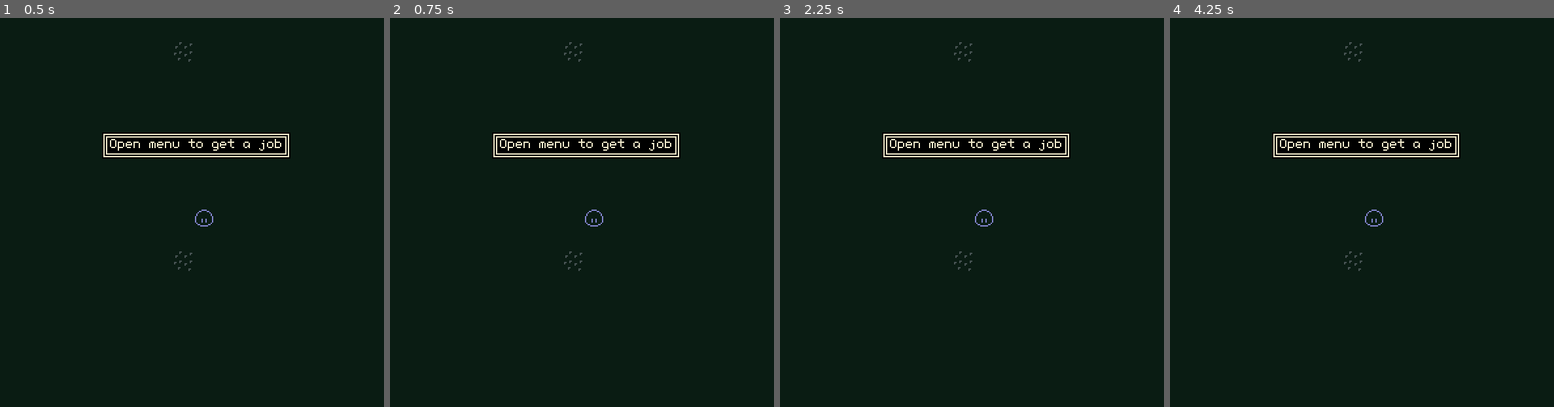
Above: before the commit, frames 1-4 (left to right).
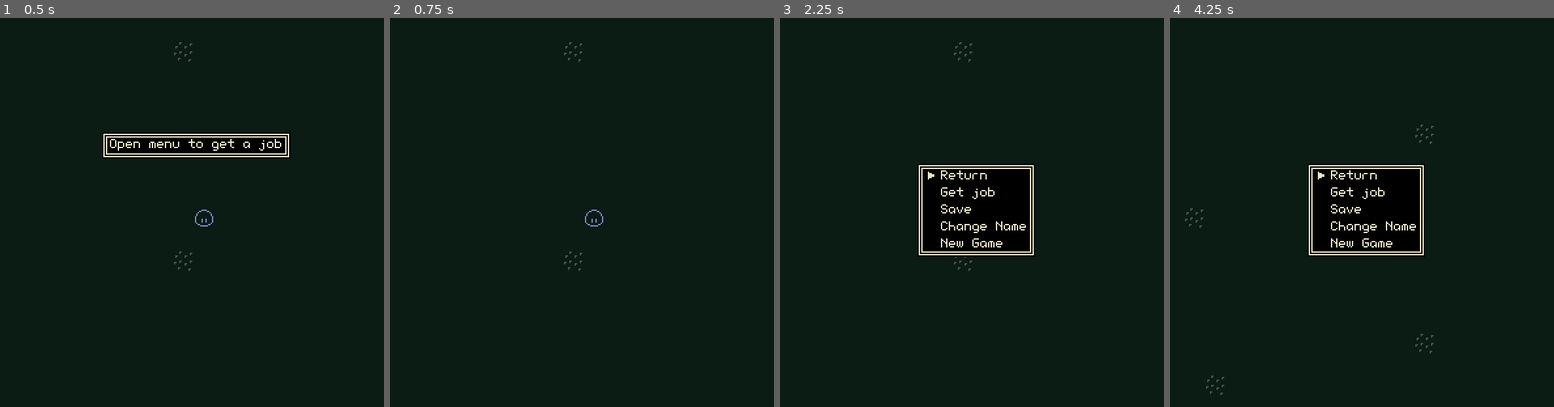
Above: after the commit, the same moments.

Repository: Cammymoop/Buildslime-ictjam8
Game: Godot game, scene res://GameScene.tscn
Same seed, same stepped clock (60 frames per second), same inputs: the game is played once before the commit and once after it.
Inputs (mouse positions are in pixels of both pictures, inside the frame that each line leads up to):
- Up to frame 1 (0.5 s): no input
- Up to frame 2 (0.75 s): tap Enter (action_menu_open) at 0.5 s; move the mouse to (674, 193) at 0.52 s; hold Right (move_right) from 0.53 s (still down); tap Space (action_dismiss) at 0.6 s; click (674, 193) at 0.67 s
- Up to frame 3 (2.25 s): tap Space (action_dismiss) at 1.25 s; move the mouse to (899, 231) at 1.27 s; release Right (move_right) at 1.28 s; hold Down (move_down) 1.28-2.03 s; tap Tab (action_quick_job_view) at 1.35 s; tap Enter (action_menu_open) at 2 s; move the mouse to (1014, 123) at 2.02 s; hold Right (move_right) from 2.03 s (still down); tap Backspace (action_rewind) at 2.1 s
- Up to frame 4 (4.25 s): tap Space (action_dismiss) at 2.75 s; move the mouse to (1346, 290) at 2.77 s; release Right (move_right) at 2.78 s; hold Up (move_up) 2.78-3.53 s; tap Z (action_smack) at 2.85 s; click (1346, 290) at 2.92 s; move the mouse to (1484, 270) at 3.52 s; hold Left (move_left) from 3.53 s (still down); hold X (hold_strafe) from 3.53 s (still down); tap Enter (action_menu_open) at 4.15 s

Frame 1 is identical in both runs. In frame 2, 3.3% of the frame differs, in the area x 26-76%, y 29-37%; in frame 3, 11%; in frame 4, 11%, in the area x 3-76%, y 6-97%.
Error before the commit: Parse Error: Variable "i" already defined in the scope (at line 119). (res://SaveManager.gd:121)
Error after the commit: Invalid call. Nonexistent function 'eof_reached' in base 'Nil'. (res://Combinator.gd:14)

Commit message:
bugfix for completing job 6

Diff:
--- a/FileDialogOption.gd
+++ b/FileDialogOption.gd
@@ -63,7 +63,7 @@
 	screenshot_panel.reset()
 
 func fail_display():
-	$Label.text = 'Err\n\nx.x'
+	find_node('FileInfoLabel').text = 'Err\n\nx.x'
 
 func select():
 	#print('sn: ' + save_name)
--- a/FileDialogOption.tscn
+++ b/FileDialogOption.tscn
@@ -48,5 +48,6 @@
 5/8/2019
 Jobs Done: 7"
 align = 1
+
 [connection signal="gui_input" from="." to="." method="_on_LeftFile_gui_input"]
 [connection signal="mouse_entered" from="." to="." method="_on_LeftFile_mouse_entered"]
--- a/FileMenu.tscn
+++ b/FileMenu.tscn
@@ -157,6 +157,7 @@
 size_flags_horizontal = 4
 text = "Cancel"
 icon = null
+
 [connection signal="mouse_entered_panel" from="VBoxContainer/MarginContainer/FileContainer/LeftFile" to="." method="_on_mouse_entered_panel"]
 [connection signal="selected" from="VBoxContainer/MarginContainer/FileContainer/LeftFile" to="." method="_on_selected"]
 [connection signal="mouse_entered_panel" from="VBoxContainer/MarginContainer/FileContainer/RightFile" to="." method="_on_mouse_entered_panel"]
--- a/GameScene.tscn
+++ b/GameScene.tscn
@@ -20,18 +20,14 @@
 
 [node name="Root" type="Node2D"]
 
-[node name="HomeMap" type="TileMap" parent="." groups=[
-"saveable",
-]]
+[node name="HomeMap" type="TileMap" parent="." groups=["saveable"]]
 tile_set = ExtResource( 1 )
 cell_size = Vector2( 16, 16 )
 format = 1
 tile_data = PoolIntArray( 0, 0, 0, 1, 0, 0, 2, 0, 0, 3, 0, 0, 4, 0, 0, 5, 0, 0, 6, 0, 0, 7, 0, 0, 8, 0, 0, 9, 0, 0, 10, …(4437 unchanged characters)…
 script = ExtResource( 2 )
 
-[node name="JobMap" type="TileMap" parent="." groups=[
-"saveable",
-]]
+[node name="JobMap" type="TileMap" parent="." groups=["saveable"]]
 visible = false
 tile_set = ExtResource( 1 )
 cell_size = Vector2( 16, 16 )
@@ -45,10 +41,7 @@
 [node name="MapGenerator" type="Node" parent="."]
 script = ExtResource( 4 )
 
-[node name="Player" type="Node2D" parent="." groups=[
-"saveable",
-]]
-editor/display_folded = true
+[node name="Player" type="Node2D" parent="." groups=["saveable"]]
 position = Vector2( 304, 304 )
 script = ExtResource( 5 )
 
@@ -65,8 +58,6 @@
 limit_top = 2
 limit_right = 654
 limit_bottom = 654
-drag_margin_h_enabled = false
-drag_margin_v_enabled = false
 smoothing_enabled = true
 editor_draw_limits = true
 
@@ -161,7 +152,6 @@
 margin_bottom = 300.0
 
 [node name="Thought" type="PanelContainer" parent="Overlay/ThemeMaster/PauseScreen/CenterContainer"]
-editor/display_folded = true
 visible = false
 margin_left = 144.0
 margin_top = 140.0
@@ -210,7 +200,6 @@
 script = ExtResource( 15 )
 
 [node name="LogoContainer" type="MarginContainer" parent="Overlay"]
-editor/display_folded = true
 visible = false
 anchor_right = 1.0
 margin_bottom = 300.0
@@ -239,6 +228,7 @@
 wait_time = 1.8
 one_shot = true
 autostart = true
+
 [connection signal="timeout" from="Player/MoveTimer" to="Player" method="_on_MoveTimer_timeout"]
 [connection signal="timeout" from="Player/InitialMoveTimer" to="Player" method="_on_InitialMoveTimer_timeout"]
 [connection signal="timeout" from="Overlay/ThemeMaster/PauseScreen/ScreenshotTimer" to="Overlay/ThemeMaster/PauseScreen" method="_on_ScreenshotTimer_timeout"]
--- a/Job3_3.tscn
+++ b/Job3_3.tscn
@@ -9,7 +9,6 @@
 spawn_frequencies = [ 4, 2, 24, 11, 5, 2, 7 ]
 spawn_mirrorable = [ true, false, false, true, true, false, true ]
 rewards = [ "sapling", "sapling", "metal", "flower", "flower", "flower", "grass", "skull", "pillar", "pillar" ]
-forest = false
 
 [node name="JobGoal" type="TileMap" parent="."]
 visible = false
--- a/JobManager.gd
+++ b/JobManager.gd
@@ -99,6 +99,7 @@
 						tx = return_coord.x - 1
 						continue
 			if not searching and this_tile == first_tile and not (tx + width > MAX_TILE):
+				return_coord = false
 				search_origin_x = tx
 				search_origin_y = ty
 				if first_x == last_x and first_y == last_y: # job is only 1 tile
--- a/PauseScreen.gd
+++ b/PauseScreen.gd
@@ -7,7 +7,7 @@
 
 var paused = false
 
-var r_main_menu : VBoxContainer = null
+var r_main_menu : PanelContainer = null
 var r_tutorial : Control = null
 
 var cur_menu = 'home'
--- a/Player.gd
+++ b/Player.gd
@@ -608,8 +608,8 @@
 					set_map_cellv(facing_t, ind)
 		elif Input.is_action_just_pressed("action_smack"):
 			smack()
-		elif Input.is_action_just_pressed("action_d_regen"):
-			regen_map()
+#		elif Input.is_action_just_pressed("action_d_regen"):
+#			regen_map()
 		elif Input.is_action_just_pressed("action_rewind"):
 			pop_modification()
 		elif Input.is_action_just_pressed("action_quick_job_view"):
--- a/PromptMenu.gd
+++ b/PromptMenu.gd
@@ -29,8 +29,8 @@
 func get_prompt_value():
 	return prompt_value
 
-func set_numbers_mode(main_value : String, n_start : int, n_max : int, n_min : int = 1) -> void:
-	set_main_value(main_value)
+func set_numbers_mode(main_val : String, n_start : int, n_max : int, n_min : int = 1) -> void:
+	set_main_value(main_val)
 	set_mode("numbers")
 	min_number = n_min
 	max_number = n_max
@@ -39,8 +39,8 @@
 	find_node('Numbers').visible = true
 	update_prompt()
 
-func set_confirm_mode(main_value : String, default : int = 0):
-	set_main_value(main_value)
+func set_confirm_mode(main_val : String, default : int = 0):
+	set_main_value(main_val)
 	set_mode("confirm")
 	prompt_value = 0 if default == 0 else 1
 	var buttons = find_node('ConfirmButtons')
@@ -48,10 +48,10 @@
 	find_node('Numbers').visible = false
 
 	var yes = buttons.get_node('YesOption')
-	yes.set_value(main_value)
+	yes.set_value(main_val)
 	yes.set_extra(1)
 	var no = buttons.get_node('NoOption')
-	no.set_value(main_value)
+	no.set_value(main_val)
 	no.set_extra(0)
 	if default == 0:
 		no.set_active()
--- a/PromptMenu.tscn
+++ b/PromptMenu.tscn
@@ -41,7 +41,6 @@
 margin_bottom = 22.0
 
 [node name="YesOption" parent="Contents/ConfirmButtons" instance=ExtResource( 3 )]
-editor/display_folded = true
 margin_right = 30.0
 margin_bottom = 9.0
 
@@ -59,7 +58,6 @@
 text = "Yes"
 
 [node name="NoOption" parent="Contents/ConfirmButtons" instance=ExtResource( 3 )]
-editor/display_folded = true
 margin_left = 34.0
 margin_right = 58.0
 margin_bottom = 9.0
@@ -114,6 +112,7 @@
 size_flags_horizontal = 4
 text = "Ok"
 icon = null
+
 [connection signal="mouse_entered_item" from="Contents/ConfirmButtons/YesOption" to="." method="_on_mouse_entered_item"]
 [connection signal="selected" from="Contents/ConfirmButtons/YesOption" to="." method="_on_option_selected"]
 [connection signal="mouse_entered_item" from="Contents/ConfirmButtons/NoOption" to="." method="_on_mouse_entered_item"]
@@ -123,5 +122,4 @@
 [connection signal="pressed" from="Contents/Numbers/OkButton" to="." method="_on_OkButton_pressed"]
 
 [editable path="Contents/ConfirmButtons/YesOption"]
-
 [editable path="Contents/ConfirmButtons/NoOption"]
--- a/SaveManager.gd
+++ b/SaveManager.gd
@@ -116,7 +116,6 @@
 
 	#dont put weird characters in the filename, nobody even needs to see it really
 	var allowed_symbols = "-_"
-	var i = 0
 	var new_name = ''
 	for i in base_name.length():
 		var c = base_name[i]
@@ -133,7 +132,7 @@
 
 func get_all_saves() -> Array:
 	var d : Directory = Directory.new()
-	var res = d.open("user://saves/")
+	d.open("user://saves/")
 	d.list_dir_begin(true, true)
 
 	var saves = []
--- a/TextPopup.gd
+++ b/TextPopup.gd
@@ -21,7 +21,7 @@
 func close() -> void:
 	queue_free()
 
-func _process(delta):
+func _process(_delta):
 	if wait_a_bit:
 		wait_a_bit = false
 		return
--- a/project.godot
+++ b/project.godot
@@ -10,7 +10,6 @@
 
 _global_script_classes=[  ]
 _global_script_class_icons={
-
 }
 
 [application]
@@ -89,100 +88,100 @@
 }
 move_up={
 "deadzone": 0.5,
-"events": [ Object(InputEventKey,"resource_local_to_scene":false,"resource_name":"","device":0,"alt":false,"shift":false,"control":false,"meta":false,"command":false,"pressed":false,"scancode":16777232,"unicode":0,"echo":false,"script":null)
+"events": [ Object(InputEventKey,"resource_local_to_scene":false,"resource_name":"","device":0,"alt":false,"shift":false,"control":false,"meta":false,"command":false,"pressed":false,"scancode":16777232,"physical_scancode":0,"unicode":0,"echo":false,"script":null)
 , Object(InputEventJoypadButton,"resource_local_to_scene":false,"resource_name":"","device":0,"button_index":12,"pressure":0.0,"pressed":false,"script":null)
 , Object(InputEventJoypadMotion,"resource_local_to_scene":false,"resource_name":"","device":0,"axis":1,"axis_value":-1.0,"script":null)
  ]
 }
 move_down={
 "deadzone": 0.5,
-"events": [ Object(InputEventKey,"resource_local_to_scene":false,"resource_name":"","device":0,"alt":false,"shift":false,"control":false,"meta":false,"command":false,"pressed":false,"scancode":16777234,"unicode":0,"echo":false,"script":null)
+"events": [ Object(InputEventKey,"resource_local_to_scene":false,"resource_name":"","device":0,"alt":false,"shift":false,"control":false,"meta":false,"command":false,"pressed":false,"scancode":16777234,"physical_scancode":0,"unicode":0,"echo":false,"script":null)
 , Object(InputEventJoypadButton,"resource_local_to_scene":false,"resource_name":"","device":0,"button_index":13,"pressure":0.0,"pressed":false,"script":null)
 , Object(InputEventJoypadMotion,"resource_local_to_scene":false,"resource_name":"","device":0,"axis":1,"axis_value":1.0,"script":null)
  ]
 }
 move_left={
 "deadzone": 0.5,
-"events": [ Object(InputEventKey,"resource_local_to_scene":false,"resource_name":"","device":0,"alt":false,"shift":false,"control":false,"meta":false,"command":false,"pressed":false,"scancode":16777231,"unicode":0,"echo":false,"script":null)
+"events": [ Object(InputEventKey,"resource_local_to_scene":false,"resource_name":"","device":0,"alt":false,"shift":false,"control":false,"meta":false,"command":false,"pressed":false,"scancode":16777231,"physical_scancode":0,"unicode":0,"echo":false,"script":null)
 , Object(InputEventJoypadButton,"resource_local_to_scene":false,"resource_name":"","device":0,"button_index":14,"pressure":0.0,"pressed":false,"script":null)
 , Object(InputEventJoypadMotion,"resource_local_to_scene":false,"resource_name":"","device":0,"axis":0,"axis_value":-1.0,"script":null)
  ]
 }
 move_right={
 "deadzone": 0.5,
-"events": [ Object(InputEventKey,"resource_local_to_scene":false,"resource_name":"","device":0,"alt":false,"shift":false,"control":false,"meta":false,"command":false,"pressed":false,"scancode":16777233,"unicode":0,"echo":false,"script":null)
+"events": [ Object(InputEventKey,"resource_local_to_scene":false,"resource_name":"","device":0,"alt":false,"shift":false,"control":false,"meta":false,"command":false,"pressed":false,"scancode":16777233,"physical_scancode":0,"unicode":0,"echo":false,"script":null)
 , Object(InputEventJoypadButton,"resource_local_to_scene":false,"resource_name":"","device":0,"button_index":15,"pressure":0.0,"pressed":false,"script":null)
 , Object(InputEventJoypadMotion,"resource_local_to_scene":false,"resource_name":"","device":0,"axis":0,"axis_value":1.0,"script":null)
  ]
 }
 action_grab={
 "deadzone": 0.5,
-"events": [ Object(InputEventKey,"resource_local_to_scene":false,"resource_name":"","device":0,"alt":false,"shift":false,"control":false,"meta":false,"command":false,"pressed":false,"scancode":32,"unicode":0,"echo":false,"script":null)
+"events": [ Object(InputEventKey,"resource_local_to_scene":false,"resource_name":"","device":0,"alt":false,"shift":false,"control":false,"meta":false,"command":false,"pressed":false,"scancode":32,"physical_scancode":0,"unicode":0,"echo":false,"script":null)
 , Object(InputEventJoypadButton,"resource_local_to_scene":false,"resource_name":"","device":0,"button_index":0,"pressure":0.0,"pressed":false,"script":null)
  ]
 }
 action_smack={
 "deadzone": 0.5,
-"events": [ Object(InputEventKey,"resource_local_to_scene":false,"resource_name":"","device":0,"alt":false,"shift":false,"control":false,"meta":false,"command":false,"pressed":false,"scancode":90,"unicode":0,"echo":false,"script":null)
+"events": [ Object(InputEventKey,"resource_local_to_scene":false,"resource_name":"","device":0,"alt":false,"shift":false,"control":false,"meta":false,"command":false,"pressed":false,"scancode":90,"physical_scancode":0,"unicode":0,"echo":false,"script":null)
 , Object(InputEventJoypadButton,"resource_local_to_scene":false,"resource_name":"","device":0,"button_index":2,"pressure":0.0,"pressed":false,"script":null)
 , Object(InputEventJoypadButton,"resource_local_to_scene":false,"resource_name":"","device":0,"button_index":1,"pressure":0.0,"pressed":false,"script":null)
  ]
 }
 action_rewind={
 "deadzone": 0.5,
-"events": [ Object(InputEventKey,"resource_local_to_scene":false,"resource_name":"","device":0,"alt":false,"shift":false,"control":false,"meta":false,"command":false,"pressed":false,"scancode":16777220,"unicode":0,"echo":false,"script":null)
+"events": [ Object(InputEventKey,"resource_local_to_scene":false,"resource_name":"","device":0,"alt":false,"shift":false,"control":false,"meta":false,"command":false,"pressed":false,"scancode":16777220,"physical_scancode":0,"unicode":0,"echo":false,"script":null)
 , Object(InputEventJoypadButton,"resource_local_to_scene":false,"resource_name":"","device":0,"button_index":5,"pressure":0.0,"pressed":false,"script":null)
  ]
 }
 hold_strafe={
 "deadzone": 0.3,
-"events": [ Object(InputEventKey,"resource_local_to_scene":false,"resource_name":"","device":0,"alt":false,"shift":false,"control":false,"meta":false,"command":false,"pressed":false,"scancode":88,"unicode":0,"echo":false,"script":null)
+"events": [ Object(InputEventKey,"resource_local_to_scene":false,"resource_name":"","device":0,"alt":false,"shift":false,"control":false,"meta":false,"command":false,"pressed":false,"scancode":88,"physical_scancode":0,"unicode":0,"echo":false,"script":null)
 , Object(InputEventJoypadButton,"resource_local_to_scene":false,"resource_name":"","device":0,"button_index":6,"pressure":0.0,"pressed":false,"script":null)
 , Object(InputEventJoypadButton,"resource_local_to_scene":false,"resource_name":"","device":0,"button_index":7,"pressure":0.0,"pressed":false,"script":null)
  ]
 }
 action_menu_open={
 "deadzone": 0.5,
-"events": [ Object(InputEventKey,"resource_local_to_scene":false,"resource_name":"","device":0,"alt":false,"shift":false,"control":false,"meta":false,"command":false,"pressed":false,"scancode":16777221,"unicode":0,"echo":false,"script":null)
-, Object(InputEventKey,"resource_local_to_scene":false,"resource_name":"","device":0,"alt":false,"shift":false,"control":false,"meta":false,"command":false,"pressed":false,"scancode":16777217,"unicode":0,"echo":false,"script":null)
+"events": [ Object(InputEventKey,"resource_local_to_scene":false,"resource_name":"","device":0,"alt":false,"shift":false,"control":false,"meta":false,"command":false,"pressed":false,"scancode":16777221,"physical_scancode":0,"unicode":0,"echo":false,"script":null)
+, Object(InputEventKey,"resource_local_to_scene":false,"resource_name":"","device":0,"alt":false,"shift":false,"control":false,"meta":false,"command":false,"pressed":false,"scancode":16777217,"physical_scancode":0,"unicode":0,"echo":false,"script":null)
 , Object(InputEventJoypadButton,"resource_local_to_scene":false,"resource_name":"","device":0,"button_index":11,"pressure":0.0,"pressed":false,"script":null)
  ]
 }
 action_dismiss={
 "deadzone": 0.5,
-"events": [ Object(InputEventKey,"resource_local_to_scene":false,"resource_name":"","device":0,"alt":false,"shift":false,"control":false,"meta":false,"command":false,"pressed":false,"scancode":32,"unicode":0,"echo":false,"script":null)
-, Object(InputEventKey,"resource_local_to_scene":false,"resource_name":"","device":0,"alt":false,"shift":false,"control":false,"meta":false,"command":false,"pressed":false,"scancode":16777221,"unicode":0,"echo":false,"script":null)
+"events": [ Object(InputEventKey,"resource_local_to_scene":false,"resource_name":"","device":0,"alt":false,"shift":false,"control":false,"meta":false,"command":false,"pressed":false,"scancode":32,"physical_scancode":0,"unicode":0,"echo":false,"script":null)
+, Object(InputEventKey,"resource_local_to_scene":false,"resource_name":"","device":0,"alt":false,"shift":false,"control":false,"meta":false,"command":false,"pressed":false,"scancode":16777221,"physical_scancode":0,"unicode":0,"echo":false,"script":null)
 , Object(InputEventJoypadButton,"resource_local_to_scene":false,"resource_name":"","device":0,"button_index":0,"pressure":0.0,"pressed":false,"script":null)
 , Object(InputEventJoypadButton,"resource_local_to_scene":false,"resource_name":"","device":0,"button_index":1,"pressure":0.0,"pressed":false,"script":null)
 , Object(InputEventJoypadButton,"resource_local_to_scene":false,"resource_name":"","device":0,"button_index":2,"pressure":0.0,"pressed":false,"script":null)
 , Object(InputEventJoypadButton,"resource_local_to_scene":false,"resource_name":"","device":0,"button_index":3,"pressure":0.0,"pressed":false,"script":null)
-, Object(InputEventKey,"resource_local_to_scene":false,"resource_name":"","device":0,"alt":false,"shift":false,"control":false,"meta":false,"command":false,"pressed":false,"scancode":90,"unicode":0,"echo":false,"script":null)
+, Object(InputEventKey,"resource_local_to_scene":false,"resource_name":"","device":0,"alt":false,"shift":false,"control":false,"meta":false,"command":false,"pressed":false,"scancode":90,"physical_scancode":0,"unicode":0,"echo":false,"script":null)
 , Object(InputEventMouseButton,"resource_local_to_scene":false,"resource_name":"","device":0,"alt":false,"shift":false, …(202 unchanged characters)…
-, Object(InputEventKey,"resource_local_to_scene":false,"resource_name":"","device":0,"alt":false,"shift":false,"control":false,"meta":false,"command":false,"pressed":false,"scancode":16777217,"unicode":0,"echo":false,"script":null)
+, Object(InputEventKey,"resource_local_to_scene":false,"resource_name":"","device":0,"alt":false,"shift":false,"control":false,"meta":false,"command":false,"pressed":false,"scancode":16777217,"physical_scancode":0,"unicode":0,"echo":false,"script":null)
 , Object(InputEventJoypadButton,"resource_local_to_scene":false,"resource_name":"","device":0,"button_index":11,"pressure":0.0,"pressed":false,"script":null)
  ]
 }
 action_quick_job_view={
 "deadzone": 0.5,
 "events": [ Object(InputEventJoypadButton,"resource_local_to_scene":false,"resource_name":"","device":0,"button_index":6,"pressure":0.0,"pressed":false,"script":null)
-, Object(InputEventKey,"resource_local_to_scene":false,"resource_name":"","device":0,"alt":false,"shift":false,"control":false,"meta":false,"command":false,"pressed":false,"scancode":16777218,"unicode":0,"echo":false,"script":null)
+, Object(InputEventKey,"resource_local_to_scene":false,"resource_name":"","device":0,"alt":false,"shift":false,"control":false,"meta":false,"command":false,"pressed":false,"scancode":16777218,"physical_scancode":0,"unicode":0,"echo":false,"script":null)
  ]
 }
 temp_screenshot={
 "deadzone": 0.5,
-"events": [ Object(InputEventKey,"resource_local_to_scene":false,"resource_name":"","device":0,"alt":false,"shift":false,"control":false,"meta":false,"command":false,"pressed":false,"scancode":85,"unicode":0,"echo":false,"script":null)
+"events": [ Object(InputEventKey,"resource_local_to_scene":false,"resource_name":"","device":0,"alt":false,"shift":false,"control":false,"meta":false,"command":false,"pressed":false,"scancode":85,"physical_scancode":0,"unicode":0,"echo":false,"script":null)
  ]
 }
 menu_select={
 "deadzone": 0.5,
-"events": [ Object(InputEventKey,"resource_local_to_scene":false,"resource_name":"","device":0,"alt":false,"shift":false,"control":false,"meta":false,"command":false,"pressed":false,"scancode":32,"unicode":0,"echo":false,"script":null)
+"events": [ Object(InputEventKey,"resource_local_to_scene":false,"resource_name":"","device":0,"alt":false,"shift":false,"control":false,"meta":false,"command":false,"pressed":false,"scancode":32,"physical_scancode":0,"unicode":0,"echo":false,"script":null)
 , Object(InputEventJoypadButton,"resource_local_to_scene":false,"resource_name":"","device":0,"button_index":0,"pressure":0.0,"pressed":false,"script":null)
  ]
 }
 menu_back={
 "deadzone": 0.5,
 "events": [ Object(InputEventJoypadButton,"resource_local_to_scene":false,"resource_name":"","device":0,"button_index":1,"pressure":0.0,"pressed":false,"script":null)
-, Object(InputEventKey,"resource_local_to_scene":false,"resource_name":"","device":0,"alt":false,"shift":false,"control":false,"meta":false,"command":false,"pressed":false,"scancode":90,"unicode":0,"echo":false,"script":null)
+, Object(InputEventKey,"resource_local_to_scene":false,"resource_name":"","device":0,"alt":false,"shift":false,"control":false,"meta":false,"command":false,"pressed":false,"scancode":90,"physical_scancode":0,"unicode":0,"echo":false,"script":null)
  ]
 }
 
@@ -191,7 +190,8 @@
 quality/driver/driver_name="GLES2"
 quality/intended_usage/framebuffer_allocation=0
 quality/intended_usage/framebuffer_allocation.mobile=1
-quality/2d/use_pixel_snap=true
+2d/snapping/use_gpu_pixel_snap=true
 environment/default_clear_color=Color( 0.0313726, 0.101961, 0.172549, 1 )
 environment/default_environment="res://default_env.tres"
 quality/dynamic_fonts/use_oversampling=false
+quality/2d/use_pixel_snap=true
Not shown, changed: export_presets.cfg
